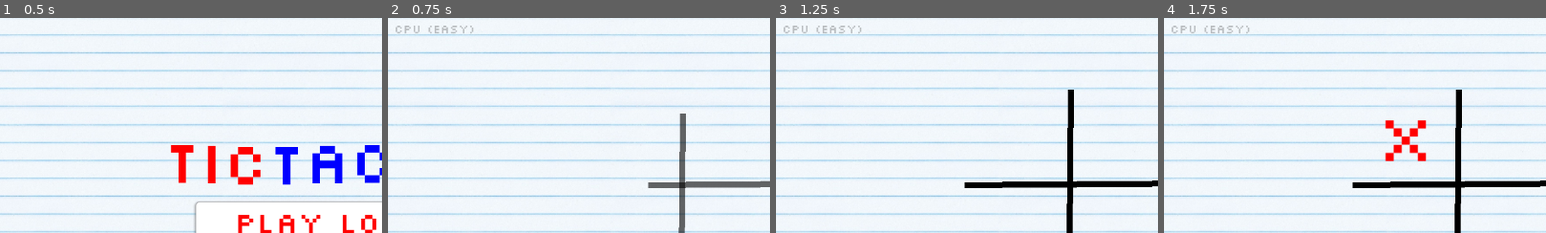
Above: before the commit, frames 1-4 (left to right).
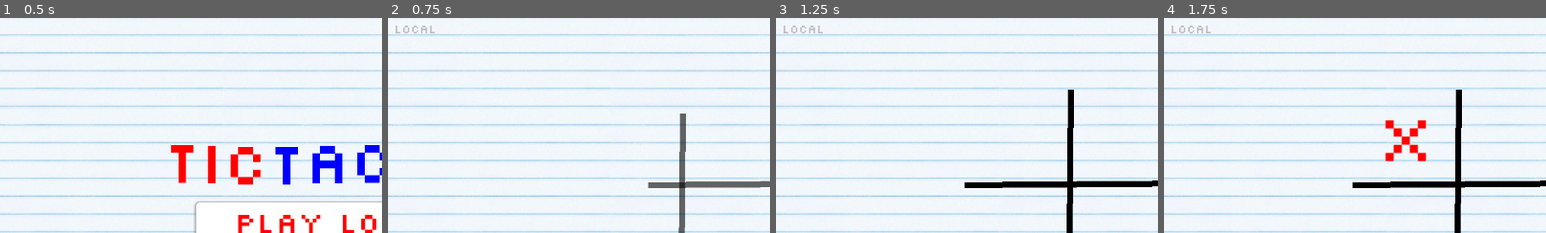
Above: after the commit, the same moments.

Repository: Neo-Ciber94/godot_tic_tac_toe
Game: Godot game, scene res://ui/scenes/main_menu.tscn
The game is run twice, just before and just after one commit, with the same random seed, the same clock (stepped at 60 frames per second) and the same inputs.
Inputs (mouse positions are % of the whole screen's width and height, from its top left):
- Up to frame 1 (0.5 s): no input
- Up to frame 2 (0.75 s): click "Play Local" at 0.5 s
- Up to frame 3 (1.25 s): no input
- Up to frame 4 (1.75 s): tap Enter at 1.25 s; move the mouse to (37, 27) at 1.27 s; click (37, 27) at 1.42 s
The pictures show only the part of the screen within x 6-56%, y 0-50%; the shares and areas given below are measured in that part.

Frame 1 is identical in both runs. In frame 2, 0.3% of the frame differs, in the area x 2-23%, y 3-8%; in frame 3, 0.3%; in frame 4, 0.3%.

Commit message:
clean up

Diff:
--- a/core/network_manager.gd
+++ b/core/network_manager.gd
@@ -5,9 +5,9 @@
 	var game_match: Match;
 	var peer_ids: Array[int];
 
-	func _init(game_match: Match, peer_ids: Array[int]):
-		self.game_match = game_match;
-		self.peer_ids = peer_ids;
+	func _init(cur_match: Match, player_peer_ids: Array[int]):
+		self.game_match = cur_match;
+		self.peer_ids = player_peer_ids;
 
 var _server_outgoing_matches: Dictionary[int, OnlineMatch] = {}
 var _server_players_queue: Array[ServerPlayer] = [];
--- a/core/player_peer.gd
+++ b/core/player_peer.gd
@@ -3,8 +3,8 @@
 
 var peer_id: int;
 
-func _init(peer_id: int):
-	self.peer_id = peer_id;
+func _init(player_peer_id: int):
+	self.peer_id = player_peer_id;
 
 func _to_string():
 	return "PlayerPeer(%s)" % peer_id
--- a/core/players/player.gd
+++ b/core/players/player.gd
@@ -2,7 +2,9 @@
 
 class_name Player;
 
+@warning_ignore("unused_signal")
 signal on_move(int);
 
+@warning_ignore("unused_parameter")
 func next_move(board_state: Array[String]):
 	pass
--- a/core/players/server_player.gd
+++ b/core/players/server_player.gd
@@ -3,8 +3,8 @@
 
 var peer_id: int;
 
-func _init(peer_id: int):
-	self.peer_id = peer_id;
+func _init(player_peer_id: int):
+	self.peer_id = player_peer_id;
 
 func _to_string() -> String:
 	return "ServerPlayer(%s)" % peer_id
--- a/ui/game_mode_label.gd
+++ b/ui/game_mode_label.gd
@@ -1,5 +1,8 @@
 class_name GameModeLabel;
 extends Label
+
+func _ready():
+	update_text(Application.game_mode, Application.difficulty)
 
 func update_text(mode: Constants.GameMode, difficulty: CpuPlayer.Difficulty = CpuPlayer.Difficulty.RANDOM):
 	text = _get_text_for_mode(mode, difficulty)
--- a/ui/scenes/local_game.gd
+++ b/ui/scenes/local_game.gd
@@ -8,7 +8,6 @@
 
 @onready var _board: Board = $Board;
 @onready var _game_over_message: ResultMessage = $ResultMessage;
-@onready var _game_mode_label: GameModeLabel = $GameModeLabel;
 
 @export var mode: Constants.GameMode = Application.game_mode;
 @export var difficulty: CpuPlayer.Difficulty = Application.difficulty;
@@ -24,7 +23,6 @@
 	start_game()
 
 func start_game():
-	_game_mode_label.update_text(mode, difficulty);
 	_setup_players();
 	_start_match()
 
--- a/ui/scenes/online_game.gd
+++ b/ui/scenes/online_game.gd
@@ -8,7 +8,6 @@
 
 @onready var _board: Board = $Board;
 @onready var _game_over_message: ResultMessage = $ResultMessage;
-@onready var _game_mode_label: GameModeLabel = $GameModeLabel;
 
 var _players : Dictionary[String, Player] = {}
 var _my_player: String;
